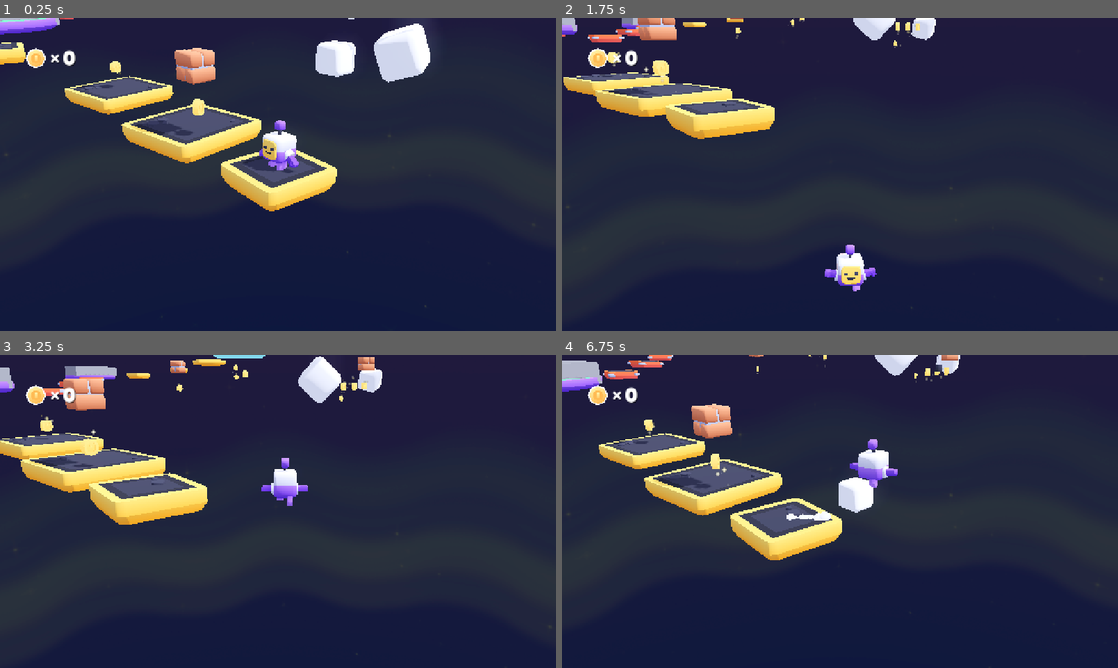
Above: before the commit, frames 1-4 (two rows, left to right).
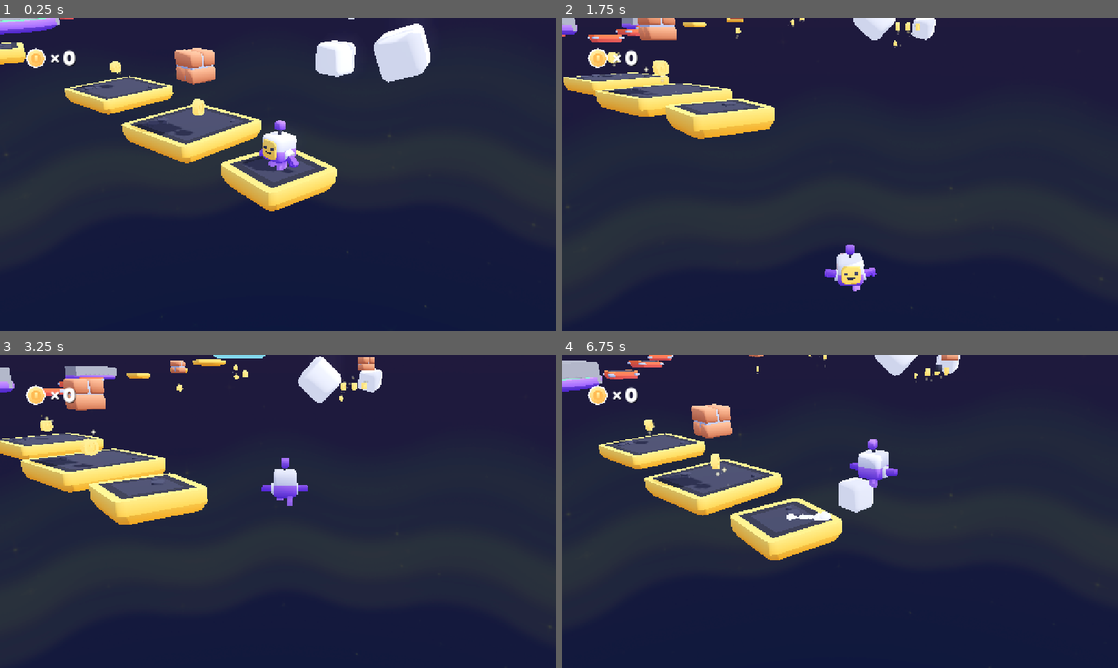
Above: after the commit, the same moments.

Repository: insertnewusername/3d-platformer
Game: Godot game, scene res://scenes/main.tscn
Same seed, same stepped clock (60 frames per second), same inputs: the game is played once before the commit and once after it.
Inputs (mouse positions are in pixels of both pictures, inside the frame that each line leads up to):
- Up to frame 1 (0.25 s): no input
- Up to frame 2 (1.75 s): tap Enter at 0.5 s; move the mouse to (962, 158) at 0.52 s; hold D (move_right) 0.53-1.28 s; tap Space (jump) at 0.6, 0.77, 1.07, 1.52, 1.55 s; click (962, 158) at 0.67 s; move the mouse to (728, 190) at 1.27 s; hold S (move_back) from 1.28 s (still down); tap Down (camera_down) at 1.35 s
- Up to frame 3 (3.25 s): tap Space (jump) at 1.82, 2.3, 3.02, 3.05 s; move the mouse to (333, 442) at 2.02 s; release S (move_back) at 2.03 s; hold D (move_right) 2.03-2.78 s; tap Left (camera_left) at 2.1 s; move the mouse to (250, 574) at 2.77 s; hold W (move_forward) from 2.78 s (still down); tap Right (camera_right) at 2.85 s; click (250, 574) at 2.92 s
- Up to frame 4 (6.75 s): tap Space (jump) at 3.32, 3.77, 3.8, 4.07, 4.52, 4.55, 4.82, 5.3, 5.85, 6.02, 6.32 s; move the mouse to (1006, 558) at 3.52 s; release W (move_forward) at 3.53 s; hold A (move_left) 3.53-5.03 s; tap Up (camera_up) at 3.6 s; move the mouse to (673, 464) at 4.27 s; tap Alt at 4.35 s; move the mouse to (867, 511) at 5.02 s; hold S (move_back) 5.03-5.78 s; tap Shift at 5.1 s; click (867, 511) at 5.17 s; move the mouse to (756, 433) at 5.77 s; hold D (move_right) 5.78-6.53 s; move the mouse to (962, 495) at 6.52 s; hold W (move_forward) from 6.53 s (still down); tap Down (camera_down) at 6.6 s

The runs differ from the first frame. In frame 1, less than 0.1% of the frame differs, in the area x 74-77%, y 5-17%; in frame 2, 0.2%; in frame 3, 0.3%, in the area x 47-56%, y 32-48%; in frame 4, 0.2%.
Error in both runs: Invalid assignment of property or key 'light_energy' with value of type 'float' on a base object of type 'null instance'. (res://scripts/main.gd:12)

Commit message:
add new checkpoint

Diff:
--- a/scenes/main.tscn
+++ b/scenes/main.tscn
@@ -176,6 +176,15 @@
 [node name="platform-falling4" parent="World/Fallingplatforms" unique_id=398535366 instance=ExtResource("9_2fnpo")]
 transform = Transform3D(0.48337367, 0, 0.87541413, 0, 1, 0, -0.87541413, 0, 0.48337367, -35.681953, 2.445171, -13.172977)
 
+[node name="platform-falling5" parent="World/Fallingplatforms" unique_id=1739418132 instance=ExtResource("9_2fnpo")]
+transform = Transform3D(0.99999964, 0, 0.00082077086, 0, 1, 0, -0.00082077086, 0, 0.99999964, 14.976339, 7.307842, -11.733652)
+
+[node name="platform-falling6" parent="World/Fallingplatforms" unique_id=1526207885 instance=ExtResource("9_2fnpo")]
+transform = Transform3D(0.85339606, 0, 0.5212633, 0, 1, 0, -0.5212633, 0, 0.85339606, 14.976339, 8.3221245, -7.6122794)
+
+[node name="platform-falling7" parent="World/Fallingplatforms" unique_id=1524873852 instance=ExtResource("9_2fnpo")]
+transform = Transform3D(0.14007136, 0, 0.9901415, 0, 1, 0, -0.9901415, 0, 0.14007136, 11.655643, 9.0879545, -6.013995)
+
 [node name="Checkpoints" type="Node3D" parent="World" unique_id=101236926]
 
 [node name="Checkpoint1" type="Area3D" parent="World/Checkpoints" unique_id=1777955934]
@@ -211,6 +220,17 @@
 transform = Transform3D(3.0330265, 0, 0, 0, 1, 0, 0, 0, 4.254046, 0, 0.14813066, 0.41261202)
 mesh = SubResource("BoxMesh_jbj1t")
 
+[node name="Checkpoint4" type="Area3D" parent="World/Checkpoints" unique_id=1224400892]
+transform = Transform3D(1, 0, 0, 0, 1, 0, 0, 0, 1, 7.277137, 10.02132, -7.328103)
+
+[node name="CollisionShape3D" type="CollisionShape3D" parent="World/Checkpoints/Checkpoint4" unique_id=1501496830]
+transform = Transform3D(1, 0, 0, 0, 1, 0, 0, 0, 1, -0.08984375, 0, 0.21466064)
+shape = SubResource("BoxShape3D_jkv2x")
+
+[node name="MeshInstance3D" type="MeshInstance3D" parent="World/Checkpoints/Checkpoint4" unique_id=1322587764]
+transform = Transform3D(3.0330265, 0, 0, 0, 1, 0, 0, 0, 4.254046, 0, 0.14813066, 0.41261202)
+mesh = SubResource("BoxMesh_jbj1t")
+
 [node name="Spinnyplatform" type="Node3D" parent="World" unique_id=459119053]
 
 [node name="platform-grass-large-round" parent="World/Spinnyplatform" unique_id=815574895 instance=ExtResource("13_jbj1t")]
@@ -222,8 +242,14 @@
 [node name="platform-grass-large-round3" parent="World/Spinnyplatform" unique_id=1156158097 instance=ExtResource("14_muem4")]
 transform = Transform3D(1, 0, 0, 0, 1, 0, 0, 0, 1, 6.484683, 6.123755, -21.770039)
 
+[node name="platform-grass-large-round4" parent="World/Spinnyplatform" unique_id=1344623773 instance=ExtResource("14_muem4")]
+transform = Transform3D(0.97314674, 0, 0.23018563, 0, 1, 0, -0.23018563, 0, 0.97314674, 14.828803, 6.5856547, -18.0849)
+
 [node name="platform-grass-large-round3" parent="World" unique_id=479731932 instance=ExtResource("8_4oh1e")]
 transform = Transform3D(1, 0, 0, 0, 1, 0, 0, 0, 1, -5.6803885, 5.75307, -22.50563)
+
+[node name="platform-grass-large-round4" parent="World" unique_id=1918797815 instance=ExtResource("8_4oh1e")]
+transform = Transform3D(1, 0, 0, 0, 1, 0, 0, 0, 1, 7.2846107, 9.563549, -6.9510756)
 
 [node name="Sun" type="DirectionalLight3D" parent="." unique_id=2119582164]
 transform = Transform3D(-0.422618, -0.694272, 0.582563, 0, 0.642788, 0.766044, -0.906308, 0.323744, -0.271654, 0, 0, 0)
@@ -277,3 +303,4 @@
 [connection signal="body_entered" from="World/Checkpoints/Checkpoint1" to="." method="_on_checkpoint_1_body_entered"]
 [connection signal="body_entered" from="World/Checkpoints/Checkpoint2" to="." method="_on_checkpoint_2_body_entered"]
 [connection signal="body_entered" from="World/Checkpoints/Checkpoint3" to="." method="_on_checkpoint_3_body_entered"]
+[connection signal="body_entered" from="World/Checkpoints/Checkpoint4" to="." method="_on_checkpoint_4_body_entered"]
--- a/scripts/main.gd
+++ b/scripts/main.gd
@@ -31,3 +31,10 @@
 		Main.checkpoint_pos = Vector3(-5.817183, 6.203927, -22.34969)
 
 		print("checkpoint changed to", Main.checkpoint_pos)
+
+
+func _on_checkpoint_4_body_entered(body: Node3D) -> void:
+	if body.name == "player":
+		Main.checkpoint_pos = Vector3(7.395652, 10.01446, -7.101365)
+
+		print("checkpoint changed to", Main.checkpoint_pos)
--- a/scripts/player.gd
+++ b/scripts/player.gd
@@ -32,7 +32,6 @@
 	global_position = Main.checkpoint_pos
 func _physics_process(delta):
 	# Handle functions
-
 	handle_controls(delta)
 	handle_gravity(delta)
 
@@ -149,6 +148,7 @@
 # Jumping
 
 func jump():
+	print(global_position)
 	Audio.play("res://sounds/jump.ogg")
 
 	gravity = -jump_strength
